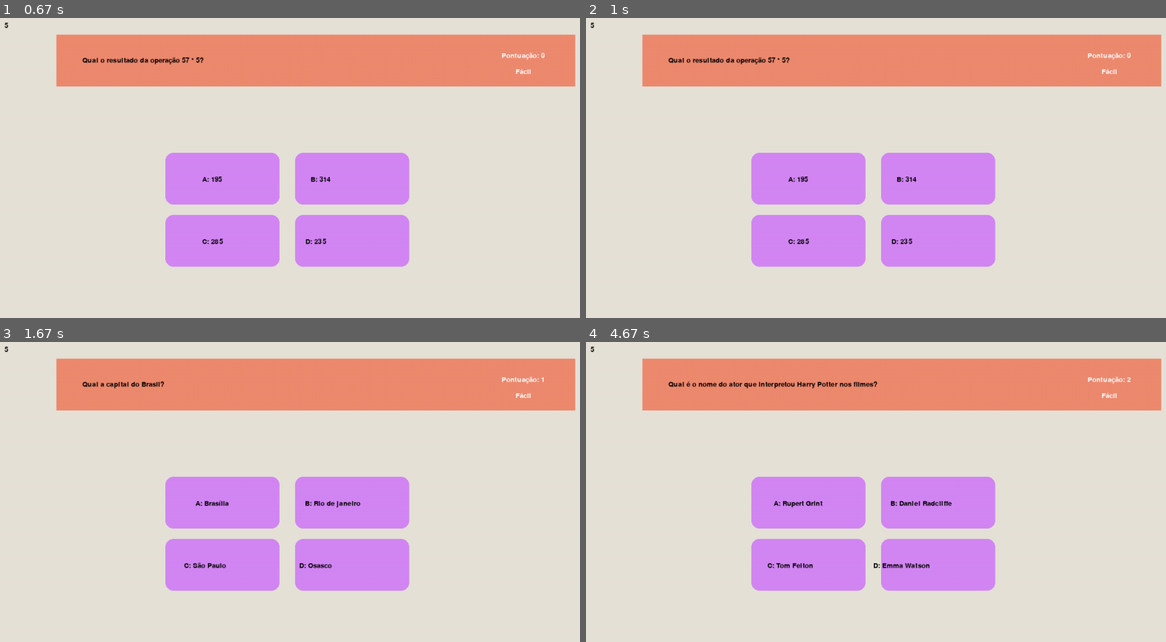
Above: before the commit, frames 1-4 (two rows, left to right).
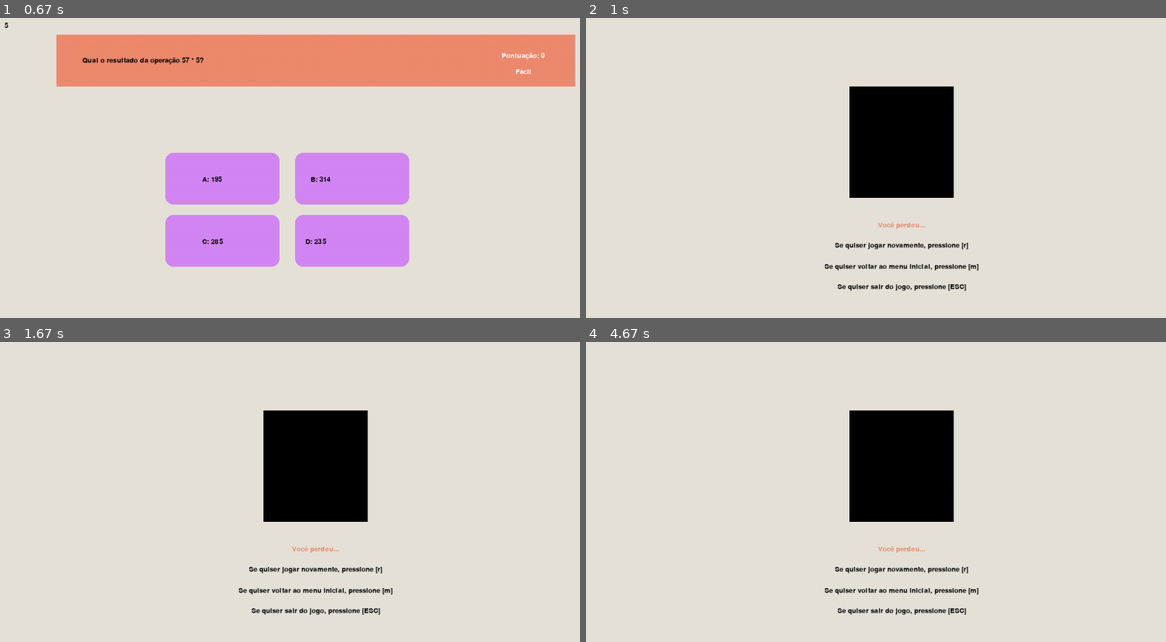
Above: after the commit, the same moments.

Repository: insper-classroom/devlife-23-1-projeto-pygame-jonas-pelegrina-gabriel-mendes
Game: pygame game, started from jogo.py
Same seed, same stepped clock (60 frames per second), same inputs: the game is played once before the commit and once after it.
Inputs (mouse positions are in pixels of both pictures, inside the frame that each line leads up to):
- Up to frame 1 (0.67 s): click (290, 201) at 0.38 s
- Up to frame 2 (1 s): click (980, 216) at 0.72 s
- Up to frame 3 (1.67 s): hold R 1-1.47 s; click (191, 582) at 1.55 s
- Up to frame 4 (4.67 s): hold M 1.83-2.3 s; press the mouse at (777, 582) at 2.37 s; move the mouse to (829, 543) at 2.47 s; release the mouse at (881, 504) at 2.6 s; click (939, 504) at 2.72 s, where only the run after the commit has a clickable "B: William Shakespeare"; hold M 3-3.47 s; click (893, 528) at 3.55 s; click (806, 564) at 3.88 s, where only the run after the commit has a clickable "C: 285"; press the mouse at (893, 528) at 4.2 s; move the mouse to (829, 525) at 4.3 s; release the mouse at (765, 525) at 4.43 s; click (789, 516) at 4.55 s

Frame 1 is identical in both runs. In frame 2, 34% of the frame differs, in the area x 0-100%, y 1-91%; in frame 3, 34%; in frame 4, 34%.

Commit message:
Sons + Músicas que pausam e voltam

Diff:
--- a/jogo.py
+++ b/jogo.py
@@ -10,6 +10,9 @@
 # Inicia módulos do Pygame
 init()
 mixer.music.load('assets/sons/fundo.mp3')
+success = mixer.Sound('assets/sons/success.mp3')
+fail = mixer.Sound('assets/sons/fail.mp3')
+
 
 
 # ----- Gera tela principal
@@ -222,46 +225,62 @@
                         if resposta == "A":
                             botao_a.desenha(window,True)
                             pontuacao += 1
-                            print(pontuacao)
+                            success.play()
                             inicio_jogo = True
                             questao_sorteada_Fácil = sorteia_questao(dicionario_classificado, 'Fácil')
                             # Timer do jogo
                             timer, texto = 5, '5'.rjust(3)
                             time.set_timer(USEREVENT, 1000)
                         else:
+                            inicio_jogo = False
                             tela_fim_de_jogo = True
+                            mixer.music.pause()
+                            fail.play()
                     elif botao_b.verifica_clique(evento.pos[0], evento.pos[1]):
                         if resposta == "B":
                             botao_b.desenha(window,True)
                             pontuacao += 1
-                            print(pontuacao)
+                            success.play()
                             inicio_jogo = True
                             questao_sorteada_Fácil = sorteia_questao(dicionario_classificado, 'Fácil')
                             # Timer do jogo
                             timer, texto = 5, '5'.rjust(3)
                             time.set_timer(USEREVENT, 1000)
                         else:
+                            inicio_jogo = False
                             tela_fim_de_jogo = True
+                            mixer.music.pause()
+                            fail.play()
                     elif botao_c.verifica_clique(evento.pos[0], evento.pos[1]):
                         if resposta == "C":
                             botao_c.desenha(window,True)
                             pontuacao += 1
-                            print(pontuacao)
+                            success.play()
                             inicio_jogo = True
                             questao_sorteada_Fácil = sorteia_questao(dicionario_classificado, 'Fácil')
                             # Timer do jogo
                             timer, texto = 5, '5'.rjust(3)
                             time.set_timer(USEREVENT, 1000)
+                        else:
+                            inicio_jogo = False
+                            tela_fim_de_jogo = True
+                            mixer.music.pause()
+                            fail.play()
                     elif botao_d.verifica_clique(evento.pos[0], evento.pos[1]):
                         if resposta == "D":
                             botao_d.desenha(window,True)
                             pontuacao += 1
-                            print(pontuacao)
+                            success.play()
                             inicio_jogo = True
                             questao_sorteada_Fácil = sorteia_questao(dicionario_classificado, 'Fácil')
                             # Timer do jogo
                             timer, texto = 5, '5'.rjust(3)
                             time.set_timer(USEREVENT, 1000)
+                        else:
+                            inicio_jogo = False
+                            tela_fim_de_jogo = True
+                            mixer.music.pause()
+                            fail.play()
 
 
             elif evento.type == KEYDOWN and evento.key == K_a:
@@ -271,6 +290,7 @@
 
         elif tela_fim_de_jogo:
             if evento.type == KEYDOWN and evento.key == K_r:
+                mixer.music.play()
                 tela_fim_de_jogo = False
                 inicio_jogo = True
                 questao_sorteada_Fácil = sorteia_questao(dicionario_classificado, 'Fácil')
@@ -286,6 +306,7 @@
 
         elif tela_venceu_jogo:
             if evento.type == KEYDOWN and evento.key == K_r:
+                mixer.music.play()
                 tela_venceu_jogo = False
                 inicio_jogo = True
                 questao_sorteada_Fácil = sorteia_questao(dicionario_classificado, 'Fácil')
Not shown, added: assets/sons/fail.mp3
Not shown, added: assets/sons/success.mp3
